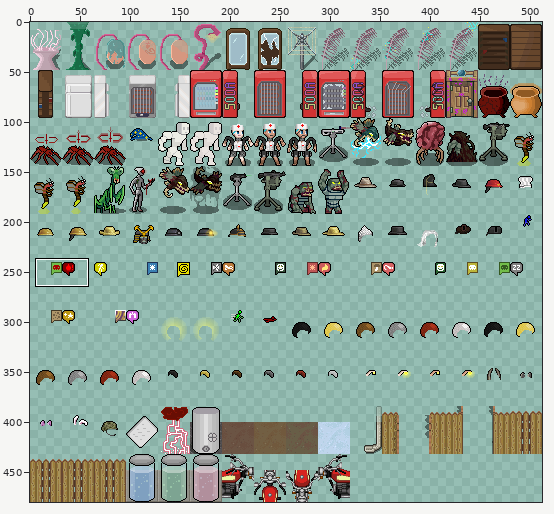
Sprite sheet -- gfx/MshockXotto+/tall.png. Above, an overview of the earlier version with the close-up marked.
Close-up. Earlier state:
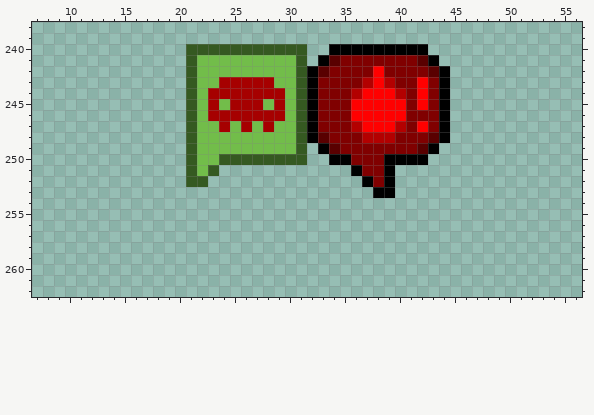
The file is 512x480 pixels. Pixels under 10% opacity are left out. Colours within 5 levels of each other are drawn and written as one. Shown: x 7..56, y 238..262. The commit also changed other parts of the picture, which this record leaves out.
And afterwards:
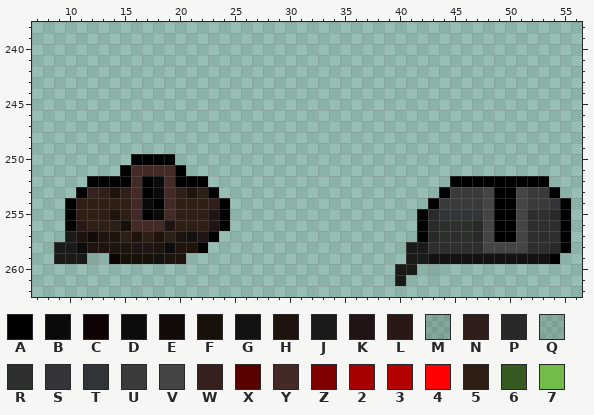
Palette (. is transparent): A #000000  B #040302f5  C #0e0202  D #0c0c0c  E #120b0a  F #171209  G #121212  H #1e140d  J #1a1a18  K #211414  L #291816  M #291d1825  N #301e1b  P #292929  Q #2c2c2c23  R #2d2f2d  S #333035f8  T #323538  U #3a3a3a  V #444444  W #36211e  X #590000  Y #442a26  Z #800000  2 #a60000  3 #b30000  4 #ff0000  5 #2e1f14  6 #355921  7 #72bd4a
Edits made:
Changed rows in their new state; - is an unchanged pixel.
first column x 9:
240 ------------...........--.........-------------
241 ------------...........-...........------------
242 ------------........................-----------
243 ------------........................-----------
244 ------------........................-----------
245 ------------........................-----------
246 ------------........................-----------
247 ------------........................-----------
248 ------------........................-----------
249 ------------...........-...........------------
250 -------AAAA-...........--.........-------------
251 ------AYYYYA...------------....----------------
252 ---AAAAYABYAAA--------------...-----AAAAAAAAA--
253 --AWNHNYABYNH5A--------------..----AUUUVAAVUUA-
254 -A55555YBAY555NA------------------AUUUUVAAVUUSA
255 -A555H5YABY555KA-----------------APTTTTVAAVRRPA
256 -AL555FYYYK555KA-----------------APRRRPVAAVRRRA
257 -JHEHH5H5H5HGKA------------------APRRRPVAAVRRRA
258 JJDHHHHKKHDHHA------------------JJRRRRRVVVVRRPA
259 JJJM-CFFFGHH--------------------JJGGGGGGGGGGGA-
260 -------------------------------JJ-Q------------
261 -------------------------------J---------------
Where, in picture pixels (left, top, right, bottom), the same in both close-ups:
changed: (54, 44, 571, 286)
